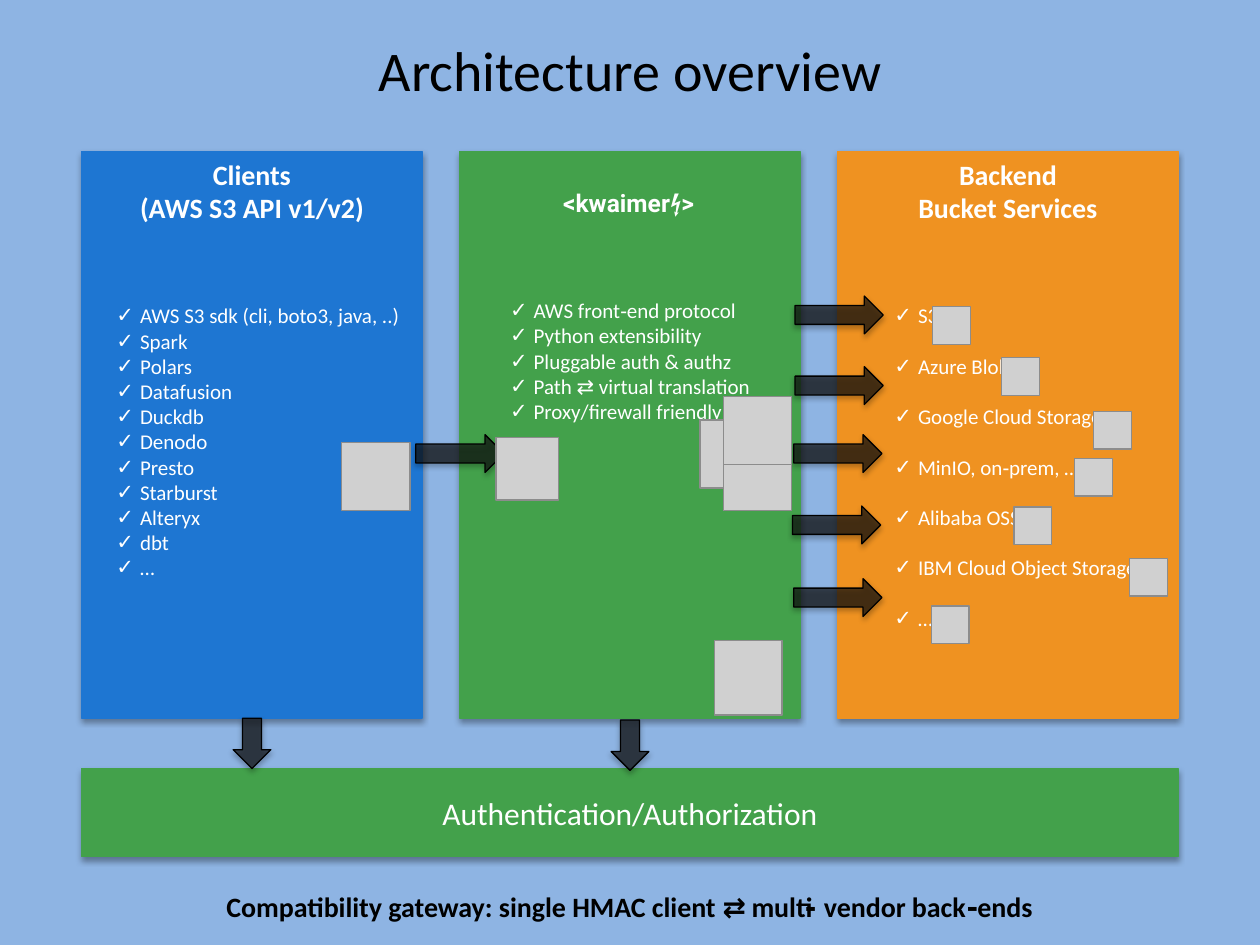
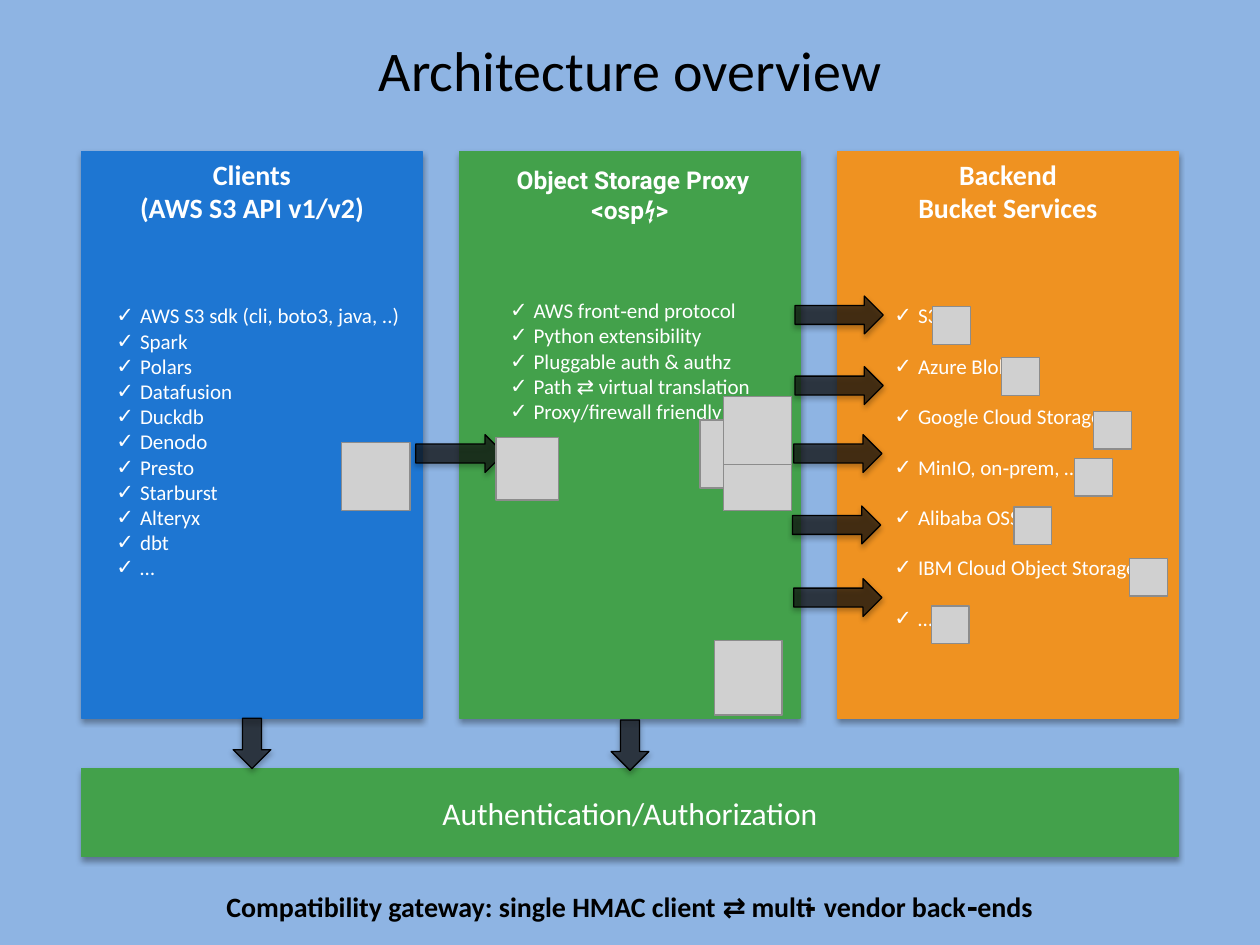
Before and after one commit to flexworks-eu/s4, a slide deck: slide 2 of presentation/architecture_overview.pptx. Drawn at 1260x945 pixels with LibreOffice and Linux fonts; fonts in the diff are those of the drawing; grey boxes stand for pictures. Boxes give left, top, right and bottom in pixels: in the first picture for what was removed or moved away, otherwise in the second. Text is boxed around its words. In the diff, an @@ line names an element or a change of style, - is before the commit and + after.

```diff
--- a/presentation/architecture_overview.pptx
+++ b/presentation/architecture_overview.pptx
@@ text at bbox=[517, 170, 749, 224]: text changed @@
-<kwaimer⚡>
+Object Storage Proxy
+<osp⚡>
```
Also in this commit, not shown: 4 other files.
